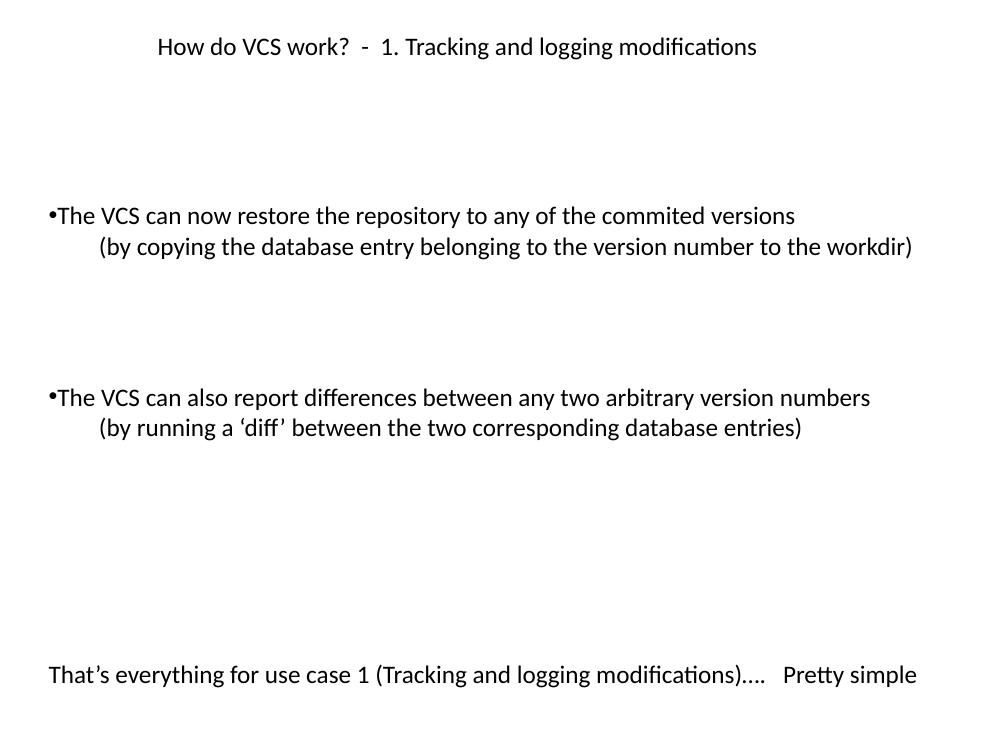
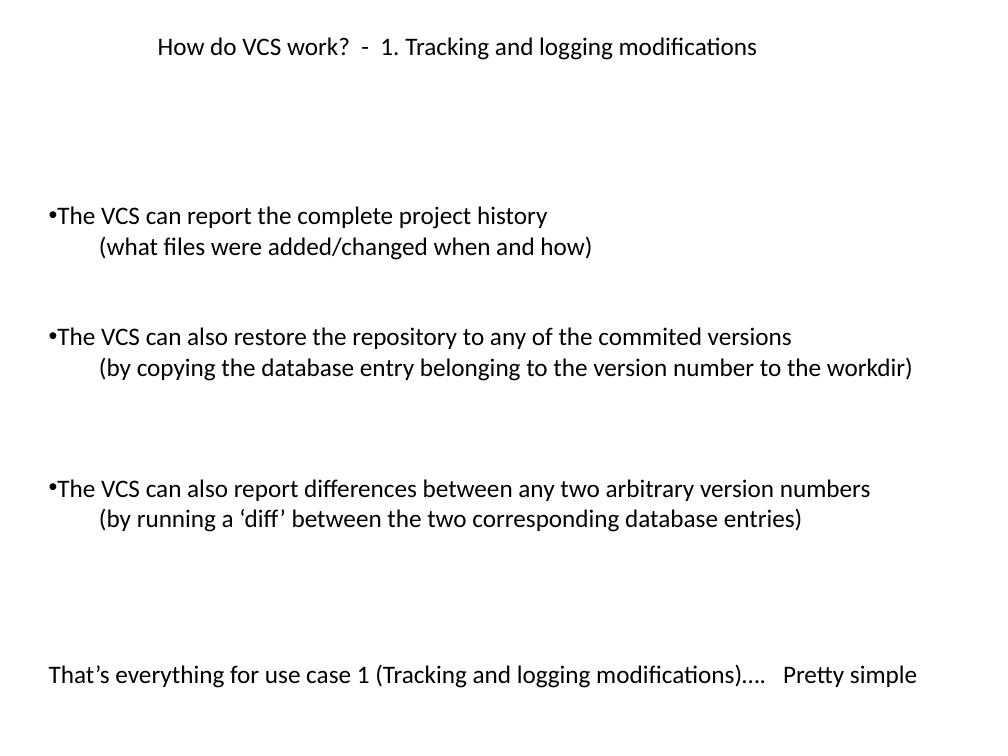
Before and after one commit to flosopher/gittalk, a slide deck: slide 5 of git_python_kurs.pptx (slide 4 before the commit). Drawn at 1008x756 pixels with LibreOffice and Linux fonts; fonts in the diff are those of the drawing. Boxes give left, top, right and bottom in pixels: in the first picture for what was removed or moved away, otherwise in the second. Text is boxed around its words. In the diff, an @@ line names an element or a change of style, - is before the commit and + after.

```diff
--- a/git_python_kurs.pptx
+++ b/git_python_kurs.pptx
@@ text at [57, 206, 913, 381]: text changed @@
-• The VCS can now restore the repository to any of the commited versions
-  (by copying the database entry belonging to the version number to the workdir)
+• The VCS can report the complete project history
+  (what files were added/changed when and how)
+• The VCS can also restore the repository to any of the commited versions
+  (by copying the database entry belonging to the version number to the workdir)
```
Also in this commit, not shown: 7 other slides changed, 7 slides added, 3 slides removed.
